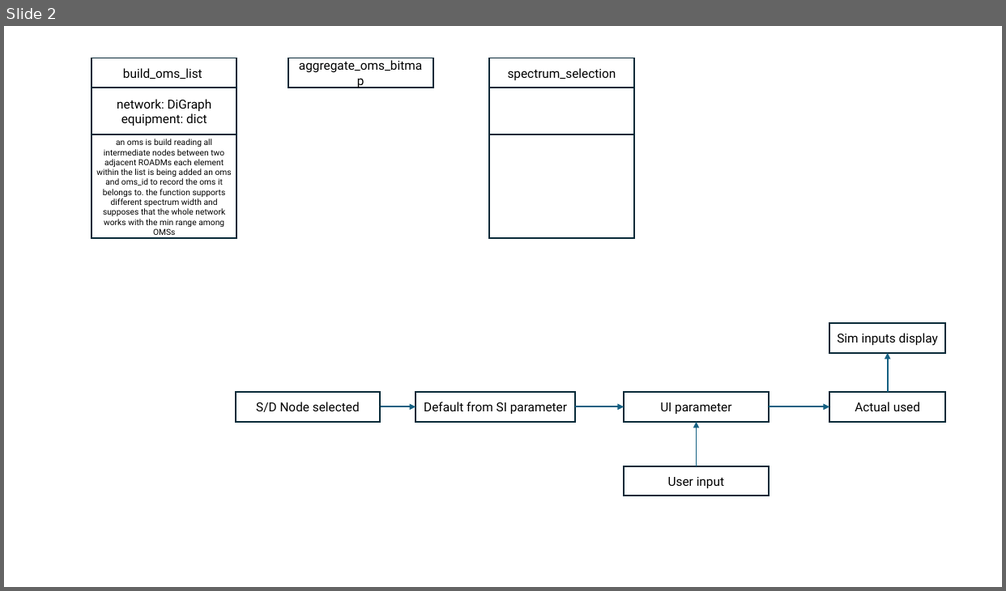
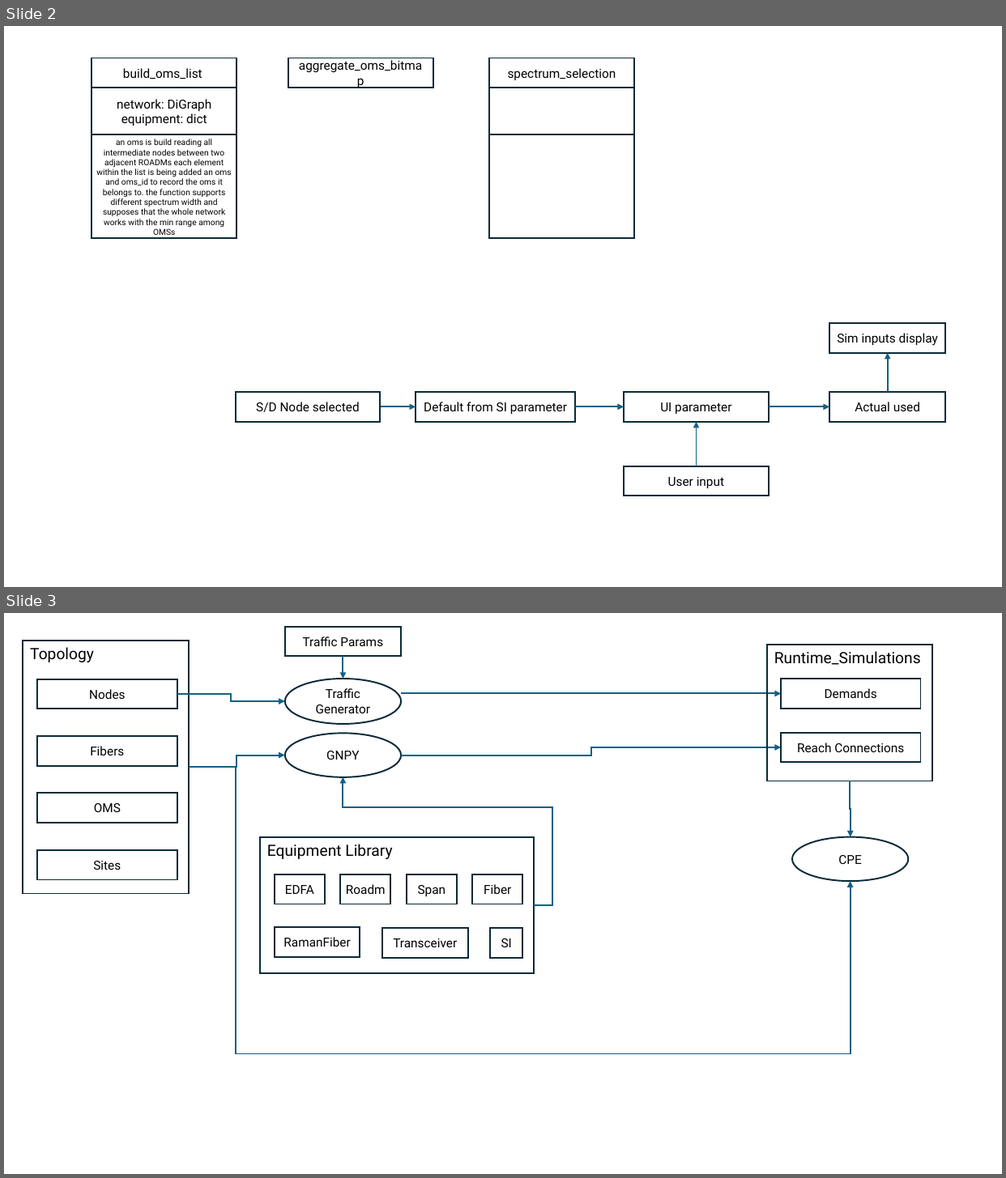
Before and after one commit to hassanharis/GNPy-Sim, a slide deck: New Microsoft PowerPoint Presentation.pptx. Shown one above the other, each under a label of ours: slide 2 before the commit, slides 2 and 3 after it. The pictures are 1006x591 and 1006x1178 pixels, drawn with LibreOffice and Linux fonts; fonts in the diff are those of the drawing. Boxes give left, top, right and bottom in pixels: in the first picture for what was removed or moved away, otherwise in the second. Text is boxed around its words. In the diff, an @@ line names an element or a change of style, - is before the commit and + after.

```diff
--- a/New Microsoft PowerPoint Presentation.pptx
+++ b/New Microsoft PowerPoint Presentation.pptx
@@ slide 3 added at (4,613,1002,1174), background #FFFFFF @@
@@ rectangle added at (285,627,401,657), fill #FFFFFF, outline #092A39 1.5 pt, 12 pt, text #000000 @@
+Traffic Params
@@ rectangle added at (23,640,188,894), outline #092A39 1.5 pt, 15 pt, text #000000 @@
+Topology
@@ arrow added from (343, 657) to (343, 679), #156082 1.5 pt @@
@@ rectangle added at (767,645,932,781), outline #092A39 1.5 pt, 15 pt, text #000000 @@
+Runtime_Simulations
@@ rectangle added at (38,679,177,709), fill #FFFFFF, outline #092A39 1.5 pt, 12 pt, text #000000 @@
+Nodes
@@ ellipse added at (285,679,401,725), fill #FFFFFF, outline #092A39 1.5 pt, 12 pt, text #000000 @@
+Traffic Generator
@@ rectangle added at (781,679,921,709), fill #FFFFFF, outline #092A39 1.5 pt, 12 pt, text #000000 @@
+Demands
@@ elbow arrow added from (177, 694) to (285, 701), #156082 1.5 pt @@
@@ elbow arrow added from (401, 694) to (781, 694), #156082 1.5 pt @@
@@ ellipse added at (285,734,401,777), fill #FFFFFF, outline #092A39 1.5 pt, 12 pt, text #000000 @@
+GNPY
@@ rectangle added at (781,733,921,763), fill #FFFFFF, outline #092A39 1.5 pt, 12 pt, text #000000 @@
+Reach Connections
@@ rectangle added at (38,736,177,766), fill #FFFFFF, outline #092A39 1.5 pt, 12 pt, text #000000 @@
+Fibers
@@ elbow arrow added from (188, 767) to (285, 756), #156082 1.5 pt @@
@@ elbow arrow added from (401, 756) to (781, 747), #156082 1.5 pt @@
@@ elbow arrow added from (188, 767) to (850, 881), #156082 1.5 pt @@
@@ elbow arrow added from (534, 905) to (343, 777), #156082 1.5 pt @@
@@ elbow arrow added from (850, 781) to (850, 837), #156082 1.5 pt @@
@@ rectangle added at (38,794,177,824), fill #FFFFFF, outline #092A39 1.5 pt, 12 pt, text #000000 @@
+OMS
@@ rectangle added at (38,850,177,880), fill #FFFFFF, outline #092A39 1.5 pt, 12 pt, text #000000 @@
+Sites
@@ group added at (260,837,534,973): 8 rectangles @@
+EDFA
+Fiber
+RamanFiber
+Span
+Roadm
+SI
+Transceiver
+Equipment Library
@@ ellipse added at (792,837,908,881), fill #FFFFFF, outline #092A39 1.5 pt, 12 pt, text #000000 @@
+CPE
```
Also in this commit, not shown: 3 other slides added, 8 other files.
